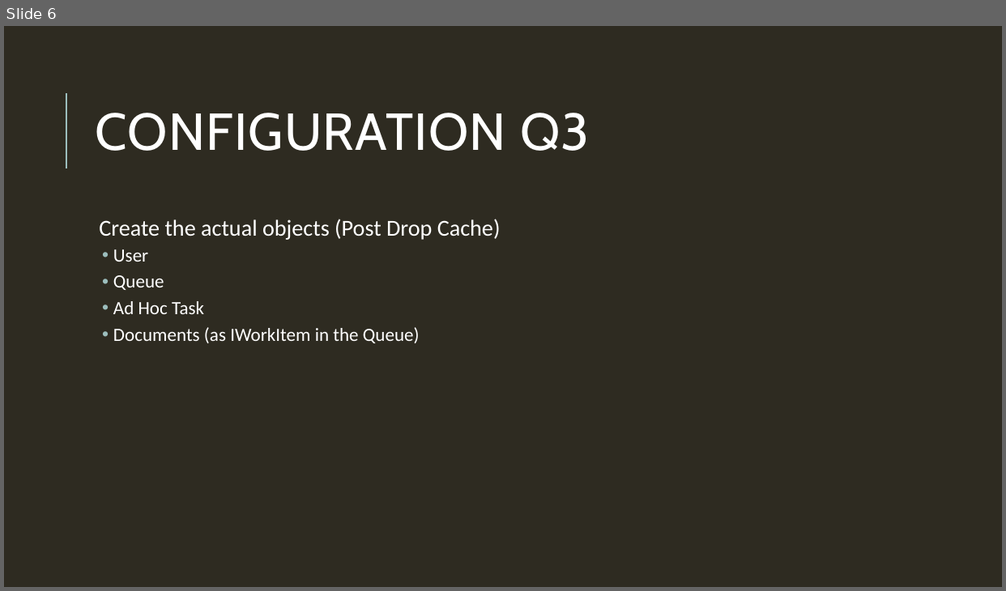
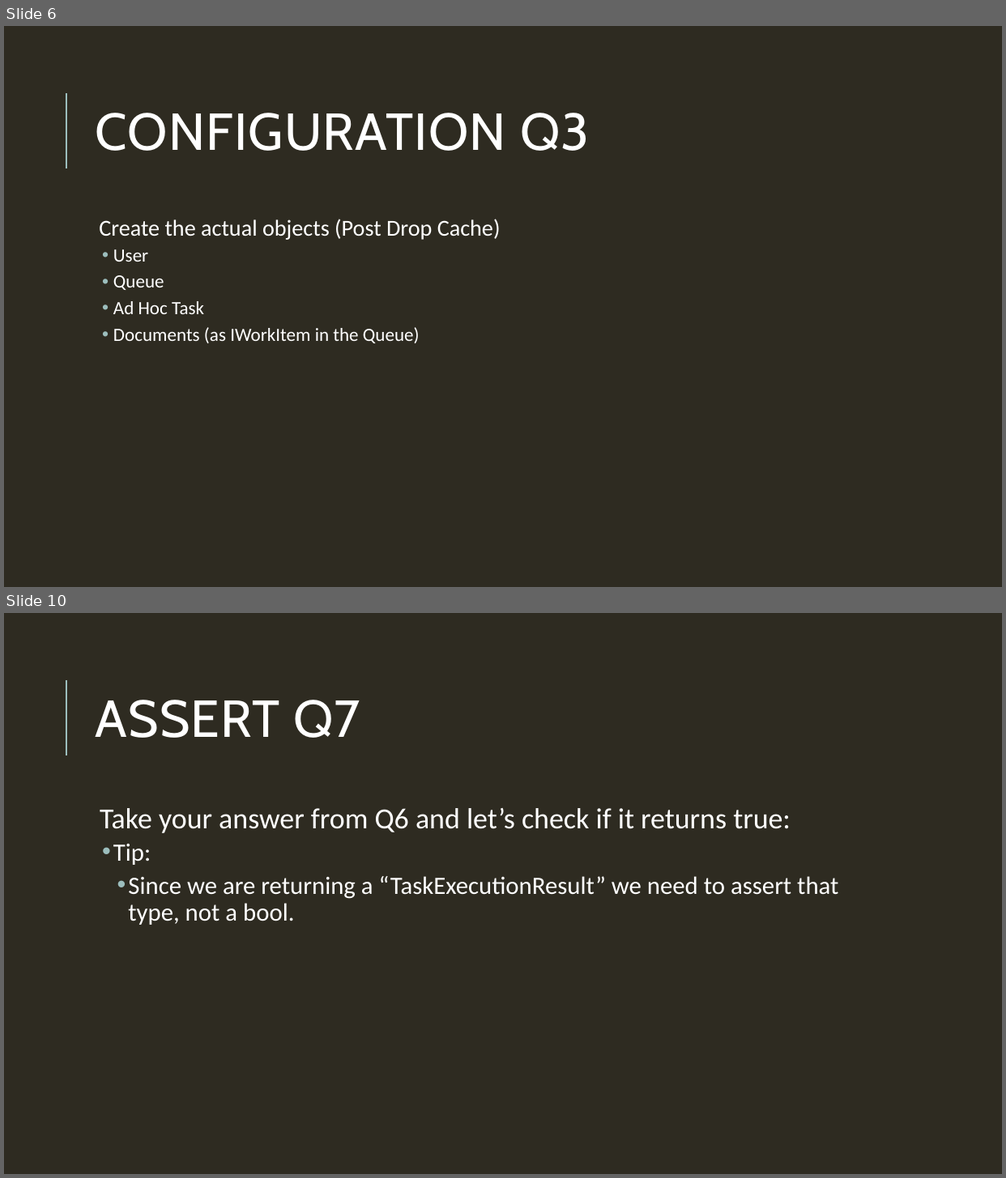
Before and after one commit to mchiricohyland/TEgit, a slide deck: It’s so easy, Tyler can do it.pptx. Shown one above the other, each under a label of ours: slide 6 before the commit, slides 6 and 10 after it; the slides between them are not shown. The pictures are 1006x591 and 1006x1178 pixels, drawn with LibreOffice and Linux fonts; fonts in the diff are those of the drawing. Boxes give left, top, right and bottom in pixels: in the first picture for what was removed or moved away, otherwise in the second. Text is boxed around its words. In the diff, an @@ line names an element or a change of style, - is before the commit and + after.

Commit message:
Initial Add of Assert Questions and Answers

```diff
--- a/It’s so easy, Tyler can do it.pptx
+++ b/It’s so easy, Tyler can do it.pptx
@@ slide 10 added at (x1=4, y1=613, x2=1002, y2=1174), background #2E2B21; not listed: 1 template element that a slide beside it also shows @@
@@ title added at (x1=96, y1=700, x2=360, y2=738), 50 pt, text #FFFFFF @@
+ASSERT Q7
@@ text added at (x1=100, y1=808, x2=838, y2=925), 24 pt, text #FFFFFF @@
+  Take your answer from Q6 and let’s check if it returns true:
+  • Tip:
+    • Since we are returning a “TaskExecutionResult” we need to assert that type, not a bool.
```
Also in this commit, not shown: 3 slides changed, 2 other slides added, 15 other files.
